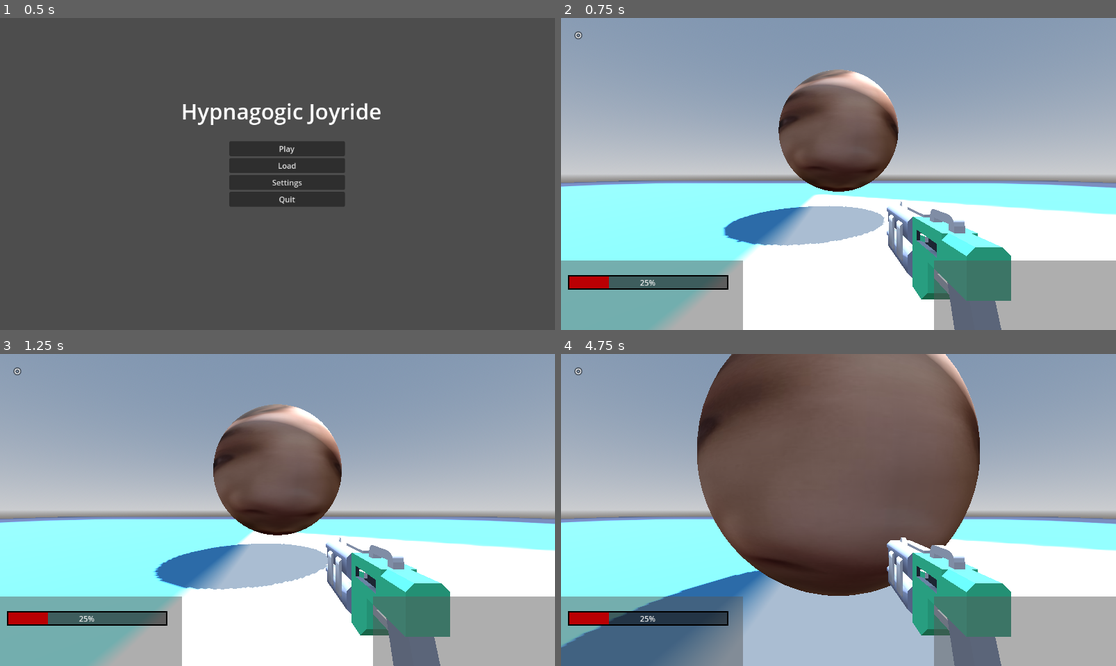
Above: before the commit, frames 1-4 (two rows, left to right).
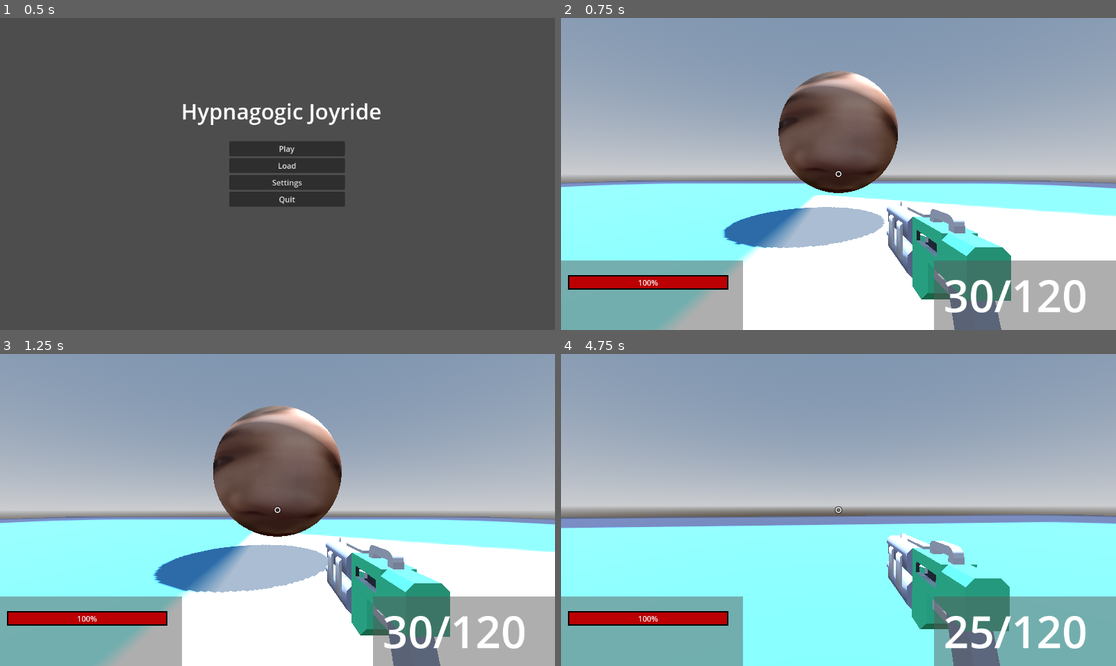
Above: after the commit, the same moments.

Repository: felipepreuss/projeto-ezequiel
Game: Godot game, scene res://Scenes/menu.tscn
Same seed, same stepped clock (60 frames per second), same inputs: the game is played once before the commit and once after it. The engine's default icon, where the game draws it, is replaced by a stand-in: a white triangle on a blue panel in a dark square.
Inputs (mouse positions are in pixels of both pictures, inside the frame that each line leads up to):
- Up to frame 1 (0.5 s): no input
- Up to frame 2 (0.75 s): click "Play" at 0.5 s
- Up to frame 3 (1.25 s): no input
- Up to frame 4 (4.75 s): move the mouse to (866, 510) at 1.27 s; hold W (Forward) from 1.28 s (still down); click (866, 510) at 1.35 s; tap Space (Jump) at 1.52, 2.27, 3.77, 4.52 s; move the mouse to (810, 510) at 2.02 s; click (810, 510) at 2.1 s; move the mouse to (849, 503) at 2.77 s; click (849, 503) at 2.85 s; move the mouse to (832, 516) at 3.52 s; click (832, 516) at 3.6 s; move the mouse to (877, 513) at 4.27 s; click (877, 513) at 4.35 s

Frame 1 is identical in both runs. In frame 2, 3.5% of the frame differs, in the area x 0-100%, y 4-95%; in frame 3, 3.5%; in frame 4, 60%, in the area x 0-100%, y 0-100%.
Error before the commit: Parse Error: Identifier "Globals" not declared in the current scope. (res://Script/p_.gd:65)

Commit message:
Add files via upload

Diff:
--- a/project.godot
+++ b/project.godot
@@ -14,6 +14,14 @@
 run/main_scene="uid://chj31hbiiqv7f"
 config/features=PackedStringArray("4.4", "GL Compatibility")
 config/icon="res://Assets/icon.svg"
+
+[autoload]
+
+Globals="*res://Script/globals.gd"
+
+[global_group]
+
+Enemy="Contains all enemy instances."
 
 [input]
 
@@ -52,6 +60,16 @@
 "events": [Object(InputEventKey,"resource_local_to_scene":false,"resource_name":"","device":-1,"window_id":0,"alt_press …(195 unchanged characters)…
 ]
 }
+Left-Click={
+"deadzone": 0.2,
+"events": [Object(InputEventMouseButton,"resource_local_to_scene":false,"resource_name":"","device":-1,"window_id":0,"alt_pressed":false,"shift_pressed":false,"ctrl_pressed":false,"meta_pressed":false,"button_mask":0,"position":Vector2(0, 0),"global_position":Vector2(0, 0),"factor":1.0,"button_index":1,"canceled":false,"pressed":false,"double_click":false,"script":null)
+]
+}
+Reload={
+"deadzone": 0.2,
+"events": [Object(InputEventKey,"resource_local_to_scene":false,"resource_name":"","device":-1,"window_id":0,"alt_pressed":false,"shift_pressed":false,"ctrl_pressed":false,"meta_pressed":false,"pressed":false,"keycode":0,"physical_keycode":82,"key_label":0,"unicode":114,"location":0,"echo":false,"script":null)
+]
+}
 
 [rendering]
 
